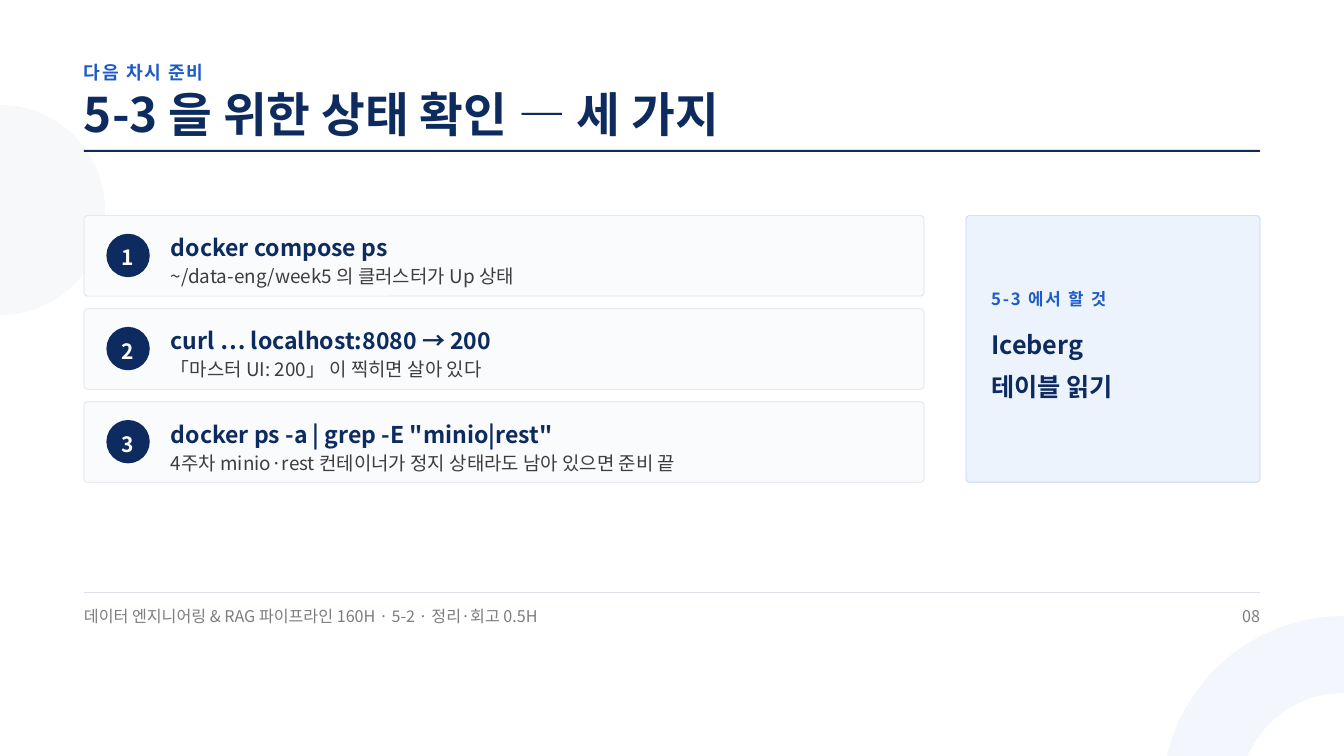
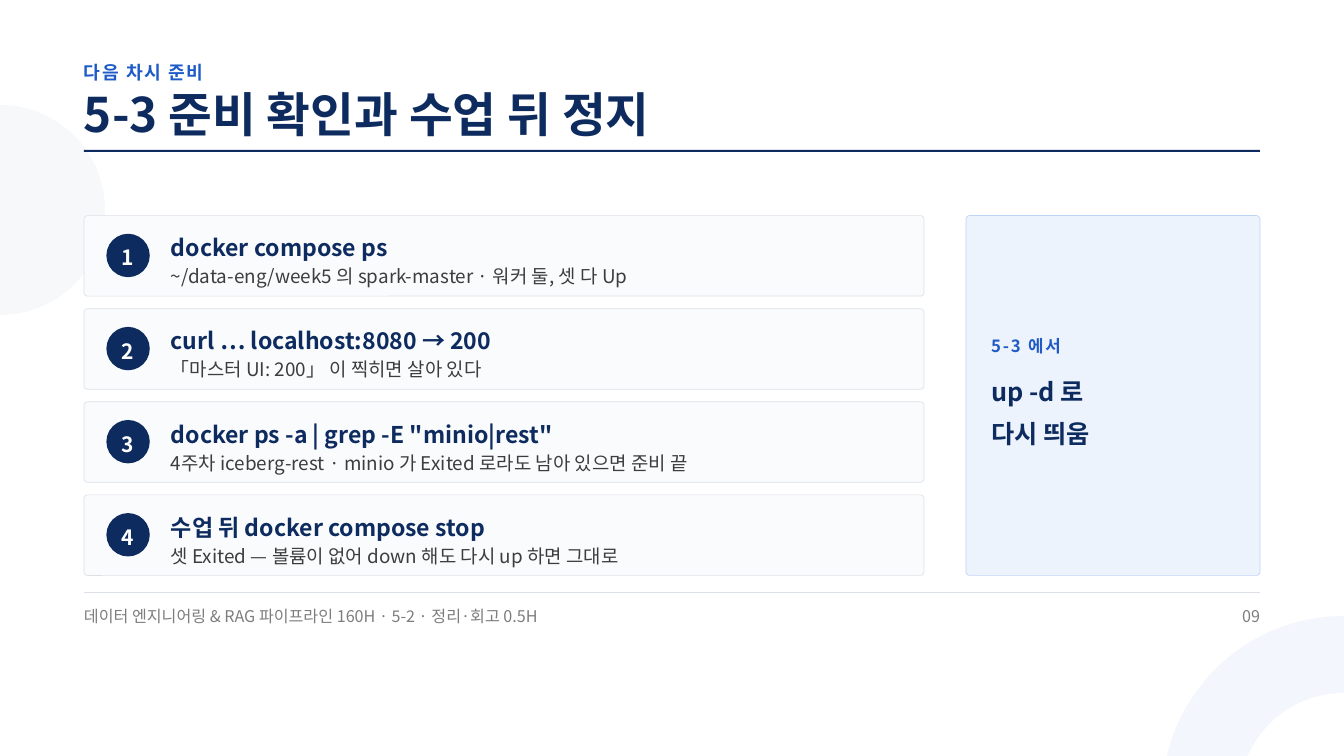
Before and after one commit to aebonlee/materials, a slide deck: slide 9 of data-eng/decks/w5d2s4.pptx (slide 8 before the commit). Drawn at 1344x756 pixels with LibreOffice and Linux fonts; fonts in the diff are those of the drawing. Boxes give left, top, right and bottom in pixels: in the first picture for what was removed or moved away, otherwise in the second. Text is boxed around its words. In the diff, an @@ line names an element or a change of style, - is before the commit and + after.

Commit message:
data-eng 5-2 덱 5(w5d2s0 신설)·묶음

```diff
--- a/data-eng/decks/w5d2s4.pptx
+++ b/data-eng/decks/w5d2s4.pptx
@@ text at [84, 91, 650, 137]: text changed @@
-5-3 을 위한 상태 확인 — 세 가지
+5-3 준비 확인과 수업 뒤 정지
@@ rounded rectangle: place and size @@
-rounded rectangle at [966, 216, 1261, 482]
+rounded rectangle at [966, 216, 1261, 575]
@@ rounded rectangle at [966, 216, 1261, 575]: proportions changed @@
@@ text at [171, 267, 627, 288]: text changed @@
-~/data-eng/week5 의 클러스터가 Up 상태
+~/data-eng/week5 의 spark-master · 워커 둘, 셋 다 Up
@@ text at [991, 338, 1061, 354]: text changed @@
-5-3 에서 할 것
+5-3 에서
@@ text removed at [991, 334, 1112, 399] @@
-Iceberg
-테이블 읽기
@@ text added at [991, 381, 1089, 446], 27 pt, text #0D2B5E, bold @@
+up -d 로
+다시 띄움
@@ text at [171, 454, 687, 475]: text changed @@
-4주차 minio·rest 컨테이너가 정지 상태라도 남아 있으면 준비 끝
+4주차 iceberg-rest · minio 가 Exited 로라도 남아 있으면 준비 끝
@@ rounded rectangle added at [84, 495, 924, 575], fill #FAFBFD, outline #DCE1E8 0.75 pt @@
@@ ellipse added at [106, 513, 150, 557], fill #0D2B5E @@
@@ text added at [122, 529, 134, 545], 22.5 pt, text #FFFFFF, bold @@
+4
@@ text added at [171, 516, 485, 541], 24.8 pt, text #0D2B5E, bold @@
+수업 뒤 docker compose stop
@@ text added at [171, 547, 618, 568], 20.2 pt, text #3D3D3D @@
+셋 Exited — 볼륨이 없어 down 해도 다시 up 하면 그대로
@@ text at [1242, 610, 1260, 622]: text changed @@
-08
+09
```
Also in this commit, not shown: 6 other slides changed, 1 slide added, 11 other files.
